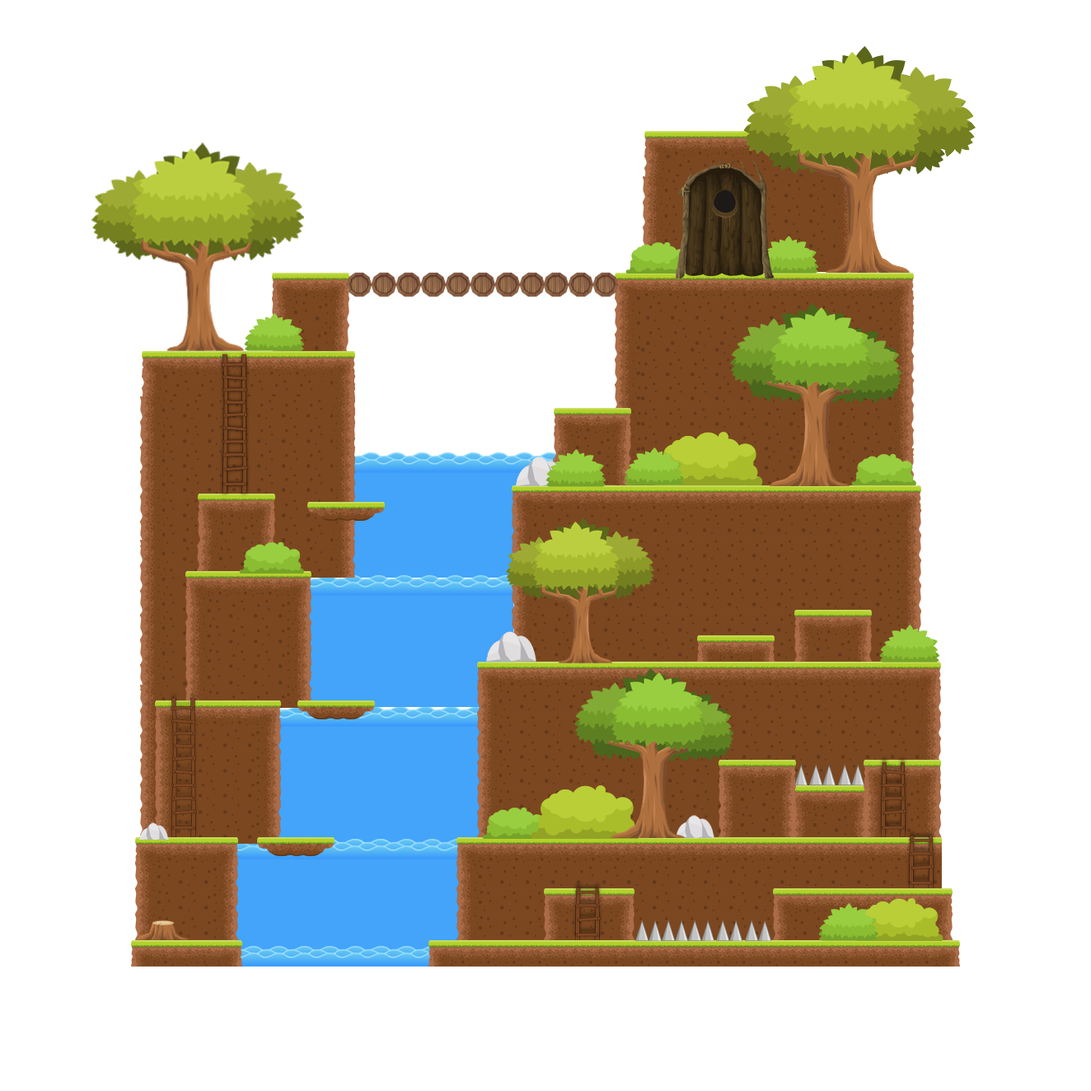
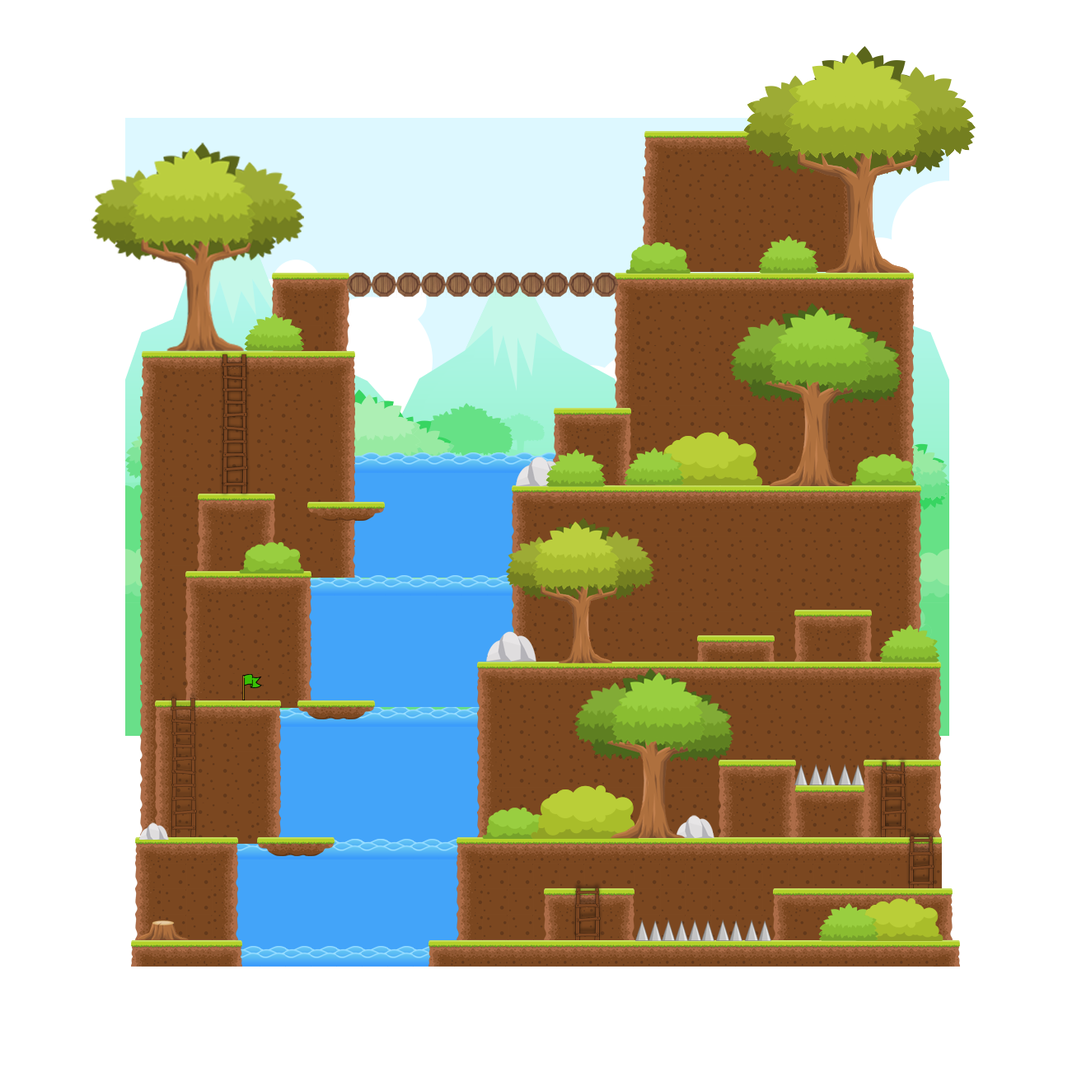
Layers edited between the first and the second 1091 × 1091 image:
showed "checkpoint_1" over (242, 674, 263, 701)
removed layer "Layer 2" from group "WORLD" over (676, 159, 775, 279)
showed "Layer 1" over (125, 117, 950, 737)
